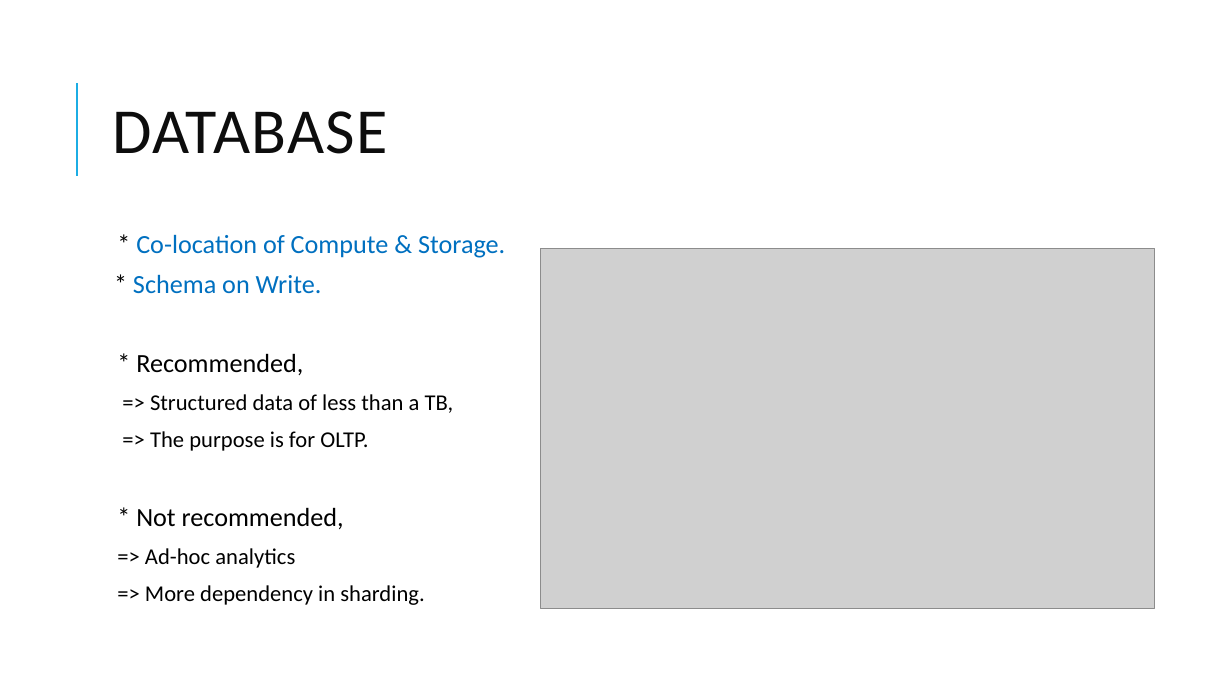
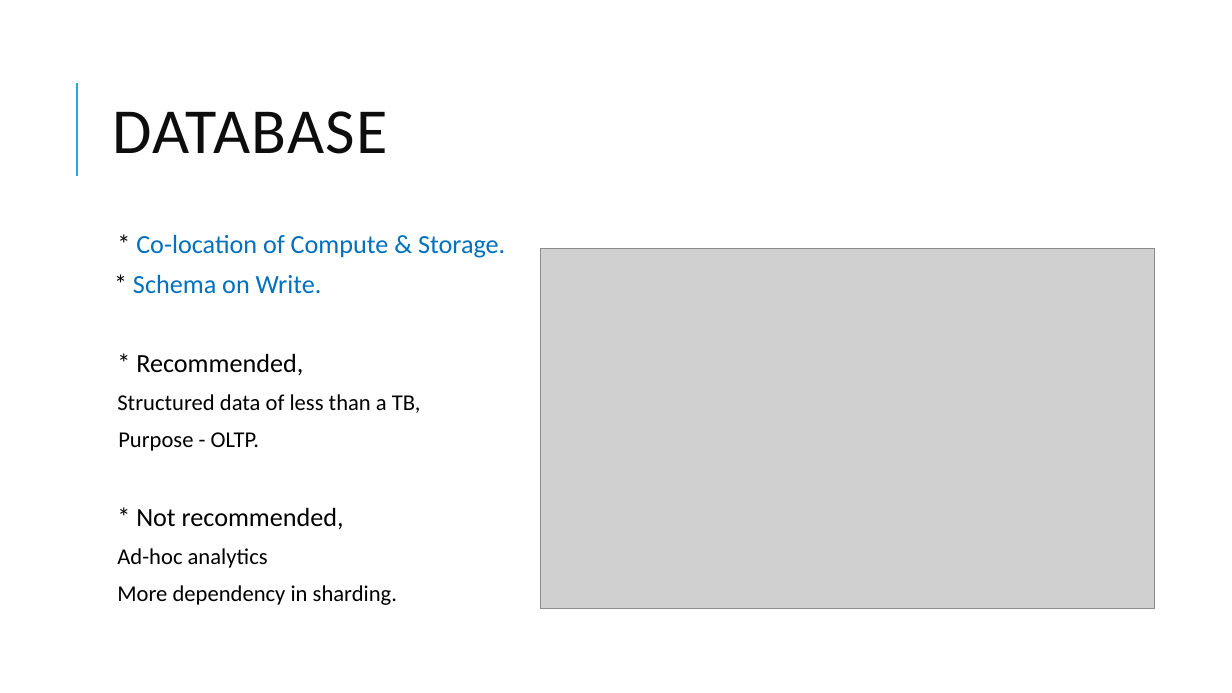
Before and after one commit to dinesarun/common, a slide deck: slide 6 of sessions/GAB 2021/Choosing right Data Service.pptx. Drawn at 1232x693 pixels with LibreOffice and Linux fonts; fonts in the diff are those of the drawing; grey boxes stand for pictures. Boxes give left, top, right and bottom in pixels: in the first picture for what was removed or moved away, otherwise in the second. Text is boxed around its words. In the diff, an @@ line names an element or a change of style, - is before the commit and + after.

```diff
--- a/sessions/GAB 2021/Choosing right Data Service.pptx
+++ b/sessions/GAB 2021/Choosing right Data Service.pptx
@@ text at box(117, 394, 421, 451): text changed @@
-  => Structured data of less than a TB,
-  => The purpose is for OLTP.
+  Structured data of less than a TB,
+Purpose - OLTP.
@@ text at box(117, 548, 397, 605): text changed @@
-  => Ad-hoc analytics
-  => More dependency in sharding.
+  Ad-hoc analytics
+  More dependency in sharding.
```
Also in this commit, not shown: 7 other slides changed, 2 other files.
